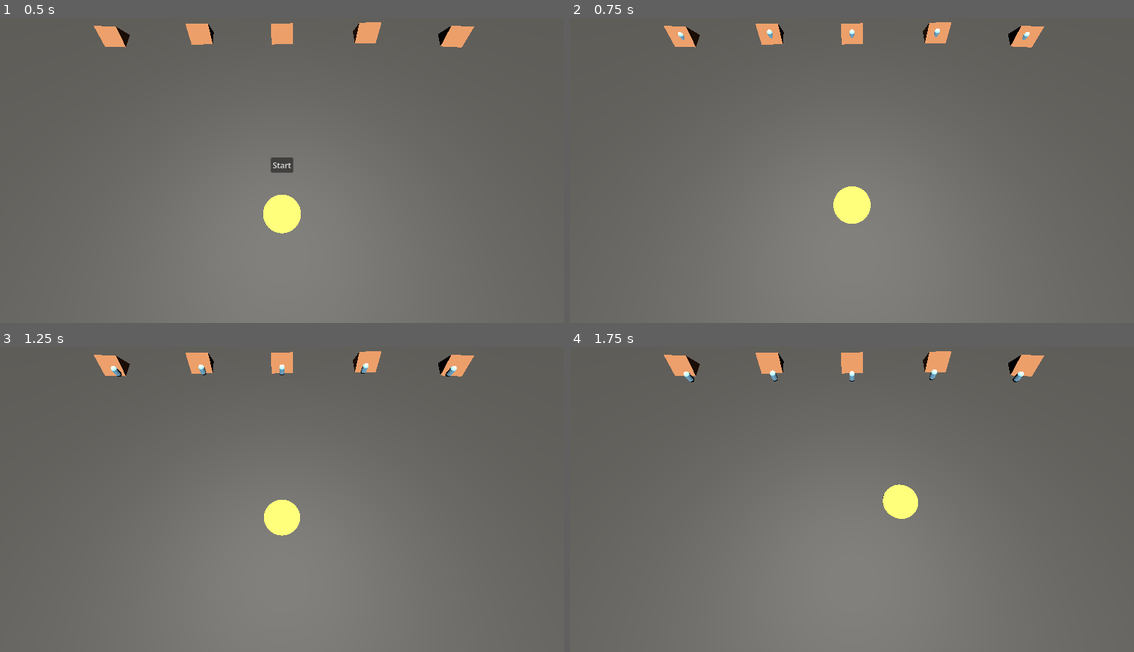
Above: before the commit, frames 1-4 (two rows, left to right).
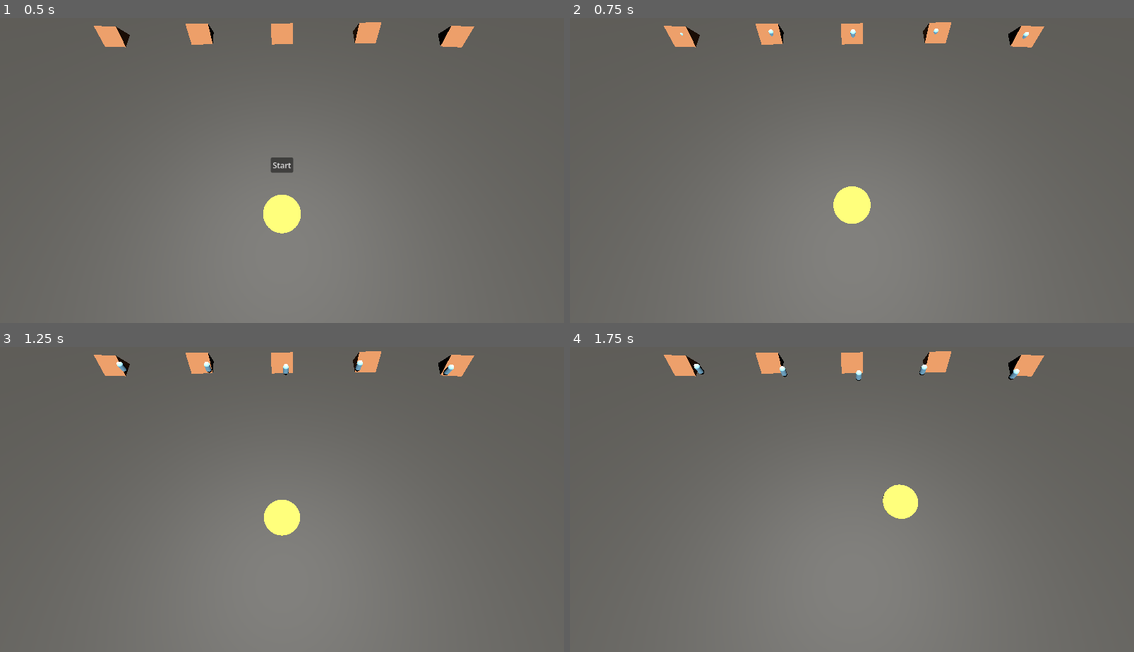
Above: after the commit, the same moments.

Repository: KgHtetNaing/sun_is_watching
Game: Godot game, scene res://scenes/main_scene.tscn
Same seed, same stepped clock (60 frames per second), same inputs: the game is played once before the commit and once after it. The engine's default icon, where the game draws it, is replaced by a stand-in: a white triangle on a blue panel in a dark square.
Inputs (mouse positions are in pixels of both pictures, inside the frame that each line leads up to):
- Up to frame 1 (0.5 s): no input
- Up to frame 2 (0.75 s): click "Start" at 0.5 s
- Up to frame 3 (1.25 s): no input
- Up to frame 4 (1.75 s): tap Enter (ui_accept) at 1.25, 1.52 s; move the mouse to (976, 478) at 1.27 s

Frame 1 is identical in both runs. In frame 2, less than 0.1% of the frame differs, in the area x 19-82%, y 3-8%; in frame 3, 0.3%; in frame 4, 0.3%, in the area x 20-81%, y 5-12%.

Commit message:
random_movement

Diff:
--- a/scripts/people.gd
+++ b/scripts/people.gd
@@ -13,7 +13,7 @@
 	pick_new_target()
 
 func _physics_process(delta):
-	target_position = escape_point.global_position
+
 	var direction = target_position - global_position
 	if going_home:
 		var new_dir = home_position - global_position
@@ -23,7 +23,7 @@
 
 	else:
 		if direction.length() < 1:
-			pick_new_target()
+			finding_escape()
 
 	velocity = direction.normalized() * speed
 	move_and_slide()
@@ -34,6 +34,9 @@
 		global_position.y,
 		randf_range(-10, 10)
 	)
+
+func finding_escape():
+	target_position = escape_point.global_position
 
 func take_damage(amount):
 	if going_home:
